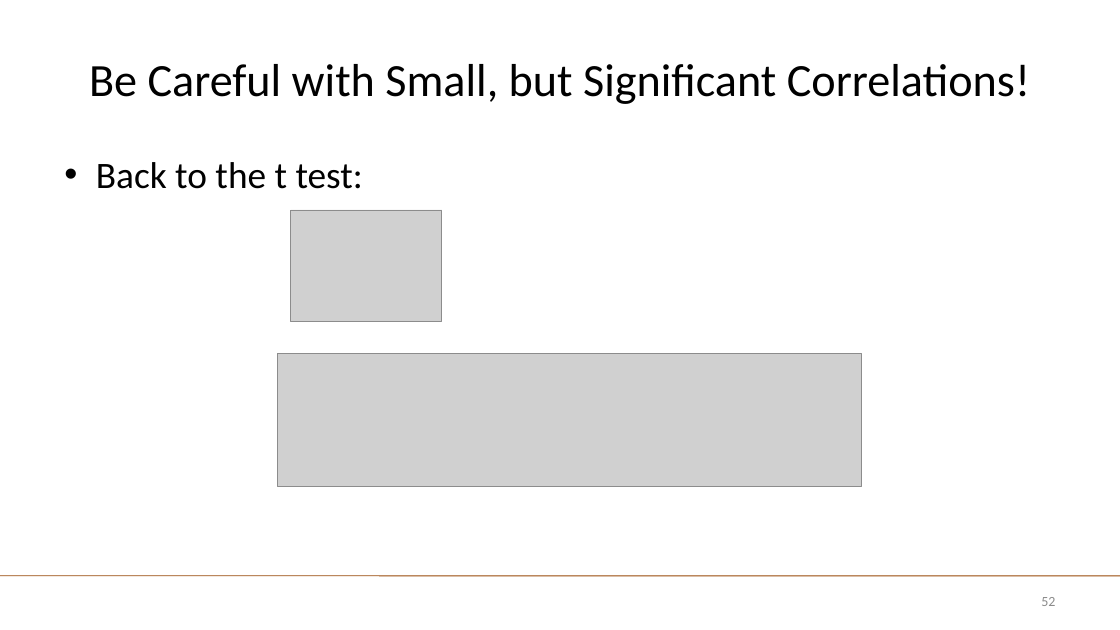
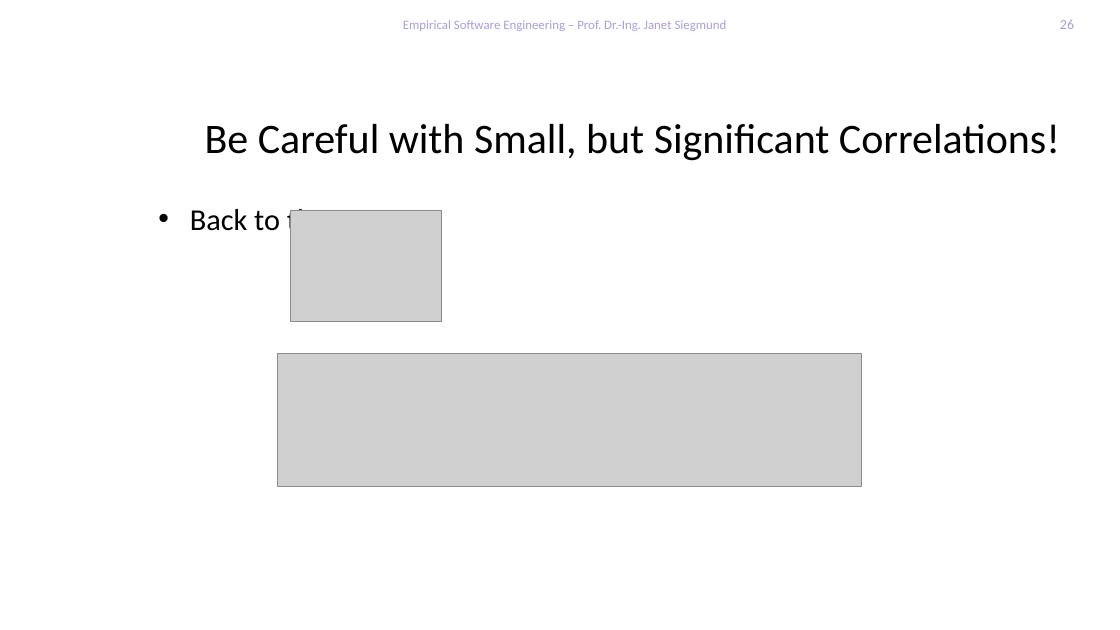
Before and after one commit to feigensp/lehre, a slide deck: slide 26 of ese/WS1920/04_Analysis.pptx (slide 52 before the commit). Drawn at 1120x630 pixels with LibreOffice and Linux fonts; fonts in the diff are those of the drawing; grey boxes stand for pictures; background and template pictures are left out. Boxes give left, top, right and bottom in pixels: in the first picture for what was removed or moved away, otherwise in the second. Text is boxed around its words. In the diff, an @@ line names an element or a change of style, - is before the commit and + after.

```diff
--- a/ese/WS1920/04_Analysis.pptx
+++ b/ese/WS1920/04_Analysis.pptx
@@ text added at box(403, 20, 727, 31), 11 pt, text #AB9DDB @@
+Empirical Software Engineering – Prof. Dr.-Ing. Janet Siegmund
@@ page number added at box(1060, 19, 1074, 29), 12 pt, text #AB9DDB @@
+26
@@ title "Be Careful with Small, but ...": place and size @@
-title "Be Careful with Small, but ..." at box(89, 64, 1030, 104)
+title "Be Careful with Small, but ..." at box(205, 124, 1060, 161)
@@ title "Be Careful with Small, but ..." at box(205, 124, 1060, 161): size 39.6 to 36 pt @@
@@ text "Back to the t test:": place and size @@
-text "Back to the t test:" at box(96, 162, 363, 189)
+text "Back to the t test:" at box(190, 205, 407, 238)
@@ text "Back to the t test:" at box(190, 205, 407, 238): size 32 to 26 pt; less space between paragraphs @@
@@ line removed from (0, 576) to (1120, 576) @@
@@ page number removed at box(1041, 597, 1055, 606) @@
-52
```
Also in this commit, not shown: 25 other slides changed, 4 slides added, 35 slides removed, 9 other files.
